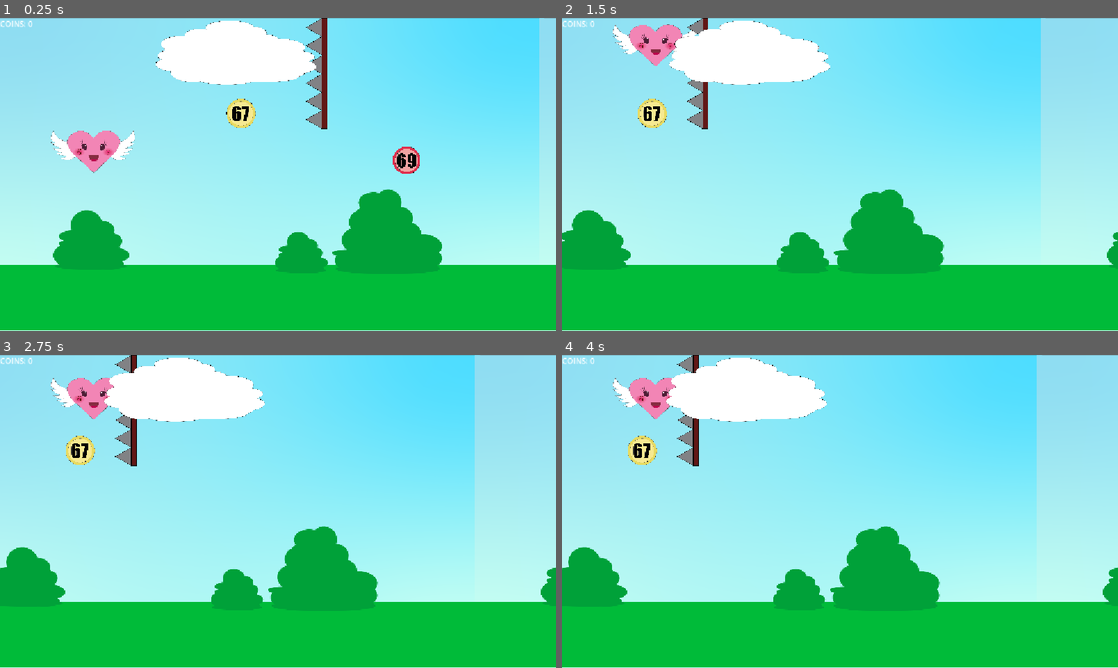
Above: before the commit, frames 1-4 (two rows, left to right).
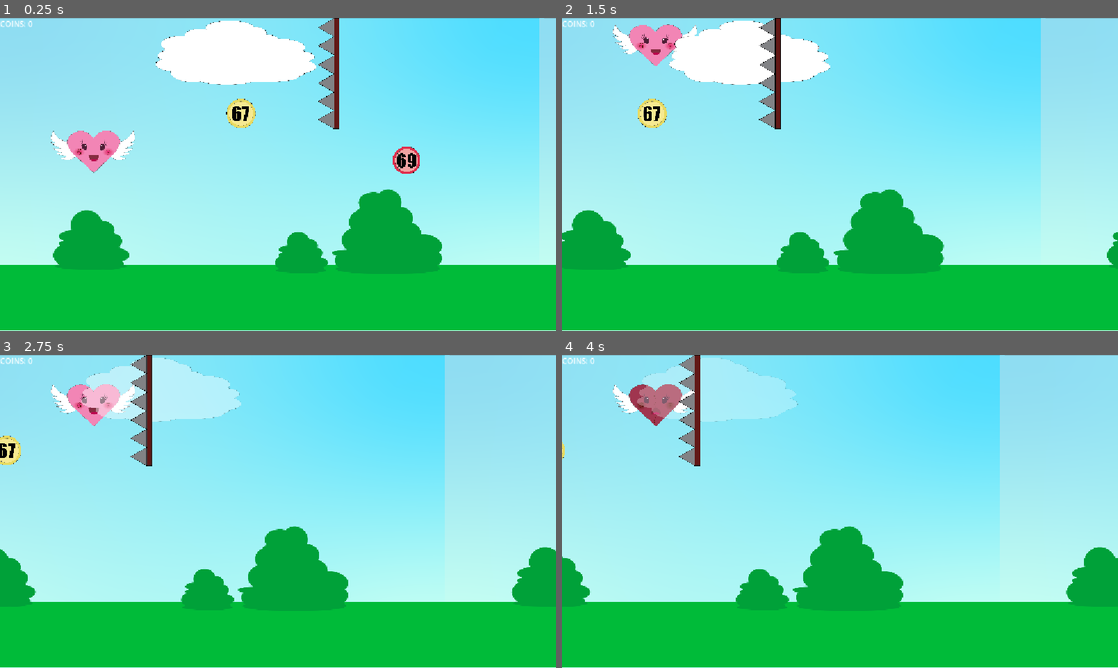
Above: after the commit, the same moments.

Repository: leadomic0909/bounce-back-67
Game: Godot game, scene res://BounceBack67.tscn
The game is run twice, just before and just after one commit, with the same random seed, the same clock (stepped at 60 frames per second) and the same inputs.
Inputs:
- Up to frame 1 (0.25 s): no input
- Up to frame 2 (1.5 s): hold Up (ui_up) 0.53-1.28 s; hold Down (ui_down) from 1.28 s (still down)
- Up to frame 3 (2.75 s): release Down (ui_down) at 2.03 s; hold Up (ui_up) from 2.03 s (still down)
- Up to frame 4 (4 s): tap Enter at 3.5 s; release Up (ui_up) at 3.53 s; hold Down (ui_down) from 3.53 s (still down)

The runs differ from the first frame. In frame 1, 1.5% of the frame differs, in the area x 55-61%, y 0-36%; in frame 2, 1.4%; in frame 3, 16%; in frame 4, 17%, in the area x 0-100%, y 0-82%.

Commit message:
game over

Diff:
--- a/BounceBack67.tscn
+++ b/BounceBack67.tscn
@@ -8,6 +8,7 @@
 [ext_resource type="Texture2D" uid="uid://cyienowca8bm2" path="res://prepreka.png" id="4_d3vrx"]
 [ext_resource type="Script" uid="uid://dk2ku4vvenyq8" path="res://prepreka_1.gd" id="5_svhgf"]
 [ext_resource type="Texture2D" uid="uid://cex5fq7vonq7c" path="res://67coin.png" id="5_tgtej"]
+[ext_resource type="Texture2D" uid="uid://cti12jc0ygmyk" path="res://Player-mrtvi.png" id="7_32qau"]
 [ext_resource type="Script" uid="uid://cynw0xyho867b" path="res://coin_67,69.gd" id="7_551f8"]
 [ext_resource type="Texture2D" uid="uid://7argp4mn3avj" path="res://evil67.png" id="7_b8312"]
 [ext_resource type="PackedScene" uid="uid://wm2e8vne186c" path="res://oblak.tscn" id="10_32qau"]
@@ -35,6 +36,7 @@
 
 [node name="Player" type="CharacterBody2D" parent="." unique_id=1327916709]
 script = ExtResource("1_f6wta")
+dead_texture = ExtResource("7_32qau")
 
 [node name="srce" type="Sprite2D" parent="Player" unique_id=234430544]
 position = Vector2(192.99997, 276.9875)
@@ -46,7 +48,14 @@
 scale = Vector2(0.7847532, 0.7361571)
 polygon = PackedVector2Array(-592, -153, -581, -165, -567, -173, -549, -175, -537, -170, -527, -161, -521, -149, -522,  …(316 unchanged characters)…
 
+[node name="mrtvo srce" type="Sprite2D" parent="Player" unique_id=371296221]
+visible = false
+position = Vector2(193, 276.987)
+scale = Vector2(0.274, 0.256)
+texture = ExtResource("7_32qau")
+
 [node name="prepreka1" type="Area2D" parent="." unique_id=1961751143]
+z_index = 2
 script = ExtResource("5_svhgf")
 
 [node name="prepreka1" type="Sprite2D" parent="prepreka1" unique_id=2122072781]
@@ -97,4 +106,5 @@
 wait_time = 5.275
 autostart = true
 
+[connection signal="body_entered" from="prepreka1" to="prepreka1" method="_on_body_entered"]
 [connection signal="timeout" from="OblakTimer" to="." method="_on_oblak_timer_timeout"]
--- a/oblak.gd
+++ b/oblak.gd
@@ -18,15 +18,13 @@
 		disappearing = true
 		set_deferred("monitoring", false)
 
-		body.set_physics_process(false)
-		body.set_process_input(false)
+		body.can_move = false
 
 		var tween = create_tween()
-		tween.tween_property(self, "modulate:a", 0.0, 3.0)
+		tween.tween_property(self, "modulate:a", 0.0, 1.0)
 
 		await tween.finished
 
-		body.set_physics_process(true)
-		body.set_process_input(true)
+		body.can_move = true
 
 		queue_free()
--- a/player.gd
+++ b/player.gd
@@ -1,4 +1,10 @@
 extends CharacterBody2D
+
+var game_over = false
+@onready var sprite = $"mrtvo srce"
+@export var dead_texture: Texture2D
+
+var can_move = true
 
 var slow_active = false
 
@@ -11,7 +17,8 @@
 
 	await get_tree().create_timer(3.0, true, false, true).timeout
 
-	Engine.time_scale = 2.0
+	if not game_over:
+		Engine.time_scale = 2.0
 	print("Normalna brzina vraćena")
 	slow_active = false
 
@@ -26,6 +33,11 @@
 # Called when the node enters the scene tree for the first time.
 @warning_ignore("unused_parameter")
 func _physics_process(delta):
+	if not can_move:
+		velocity = Vector2.ZERO
+		move_and_slide()
+		return
+
 	var direction = Input.get_axis( "ui_up", "ui_down")
 	velocity = Vector2 (0, direction * 400)
 	move_and_slide()# Replace with function body.
--- a/prepreka_1.gd
+++ b/prepreka_1.gd
@@ -1,7 +1,7 @@
 
 extends Area2D
 
-@export var speed: float = 300.0
+@export var speed: float = 200.0
 var game_over = false
 
 func _ready():
@@ -14,6 +14,10 @@
 func _on_body_entered(body):
 	if body.name == "Player" and not game_over:
 		game_over = true
+		body.game_over = true
+		body.get_node("srce").visible = false
+		body.get_node("mrtvo srce").visible = true
+
 
 		var poruka = get_tree().current_scene.find_child("MessageLabel", true, false)
 
Binary file added: Player-mrtvi.png
Not shown, added: Player-mrtvi.png.import
